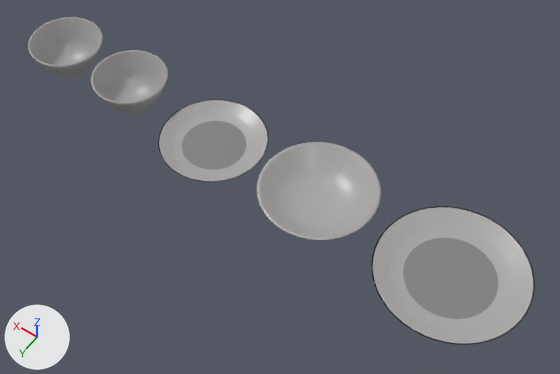
One commit to the glTF model public/modelos/RAY-02.glb: the scene before it, then after it.
Rendered twice from a 50 mm camera at (-0.582, 0.729, 1.133) aimed at (-0.067, 0.008, 0.0). The lights are fixed; the arrows at lower left show +X, +Y and +Z. The picture after the commit comes second. Where no turn or scale is listed for an object, it has been applied to the vertices.
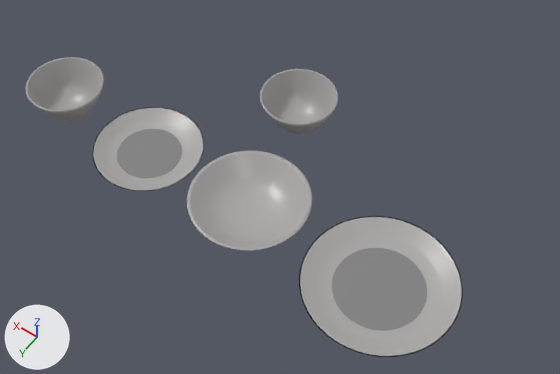
Pixel boxes (x1, y1, x2, y2) of what changed, in the pictures (560 x 374 px):
'Mesh_0', moved: before (371, 206, 535, 345); after (299, 216, 463, 357)
'Mesh_2', moved: before (257, 142, 381, 240); after (187, 151, 312, 250)
'Mesh_1', moved: before (403, 238, 498, 319); after (332, 248, 427, 330)
'Mesh_3', moved: before (158, 99, 269, 182); after (92, 107, 204, 191)
'Mesh_6', moved: before (28, 17, 103, 78); after (260, 69, 338, 134)
'Mesh_5', moved: before (91, 50, 168, 114); after (25, 57, 104, 121)
'Mesh_4', moved: before (182, 121, 246, 169); after (117, 129, 182, 178)

Diff of the bpy script that builds the scene:
```diff
--- a/public/modelos/RAY-02.glb.py
+++ b/public/modelos/RAY-02.glb.py
@@ ob_mesh_0 @@
 ob_mesh_0 = bpy.data.objects.new('Mesh_0', me_mesh_0)
-ob_mesh_0.location = (-0.415, 0.0, 0.0)
+ob_mesh_0.location = (-0.328, 0.088, 0.0)
@@ ob_mesh_1 @@
 ob_mesh_1 = bpy.data.objects.new('Mesh_1', me_mesh_1)
-ob_mesh_1.location = (-0.415, 0.0, 0.004)
+ob_mesh_1.location = (-0.328, 0.088, 0.004)
@@ ob_mesh_2 @@
 ob_mesh_2 = bpy.data.objects.new('Mesh_2', me_mesh_2)
-ob_mesh_2.location = (-0.145, 0.0, 0.0)
+ob_mesh_2.location = (-0.058, 0.088, 0.0)
@@ ob_mesh_3 @@
 ob_mesh_3 = bpy.data.objects.new('Mesh_3', me_mesh_3)
-ob_mesh_3.location = (0.095, 0.0, 0.0)
+ob_mesh_3.location = (0.182, 0.088, 0.0)
@@ ob_mesh_4 @@
 ob_mesh_4 = bpy.data.objects.new('Mesh_4', me_mesh_4)
-ob_mesh_4.location = (0.095, 0.0, 0.004)
+ob_mesh_4.location = (0.182, 0.088, 0.004)
@@ ob_mesh_5 @@
 ob_mesh_5 = bpy.data.objects.new('Mesh_5', me_mesh_5)
-ob_mesh_5.location = (0.3, 0.0, 0.0)
+ob_mesh_5.location = (0.388, 0.088, 0.0)
@@ ob_mesh_6 @@
 ob_mesh_6 = bpy.data.objects.new('Mesh_6', me_mesh_6)
-ob_mesh_6.location = (0.475, 0.0, 0.0)
+ob_mesh_6.location = (0.0, -0.148, 0.0)
```
